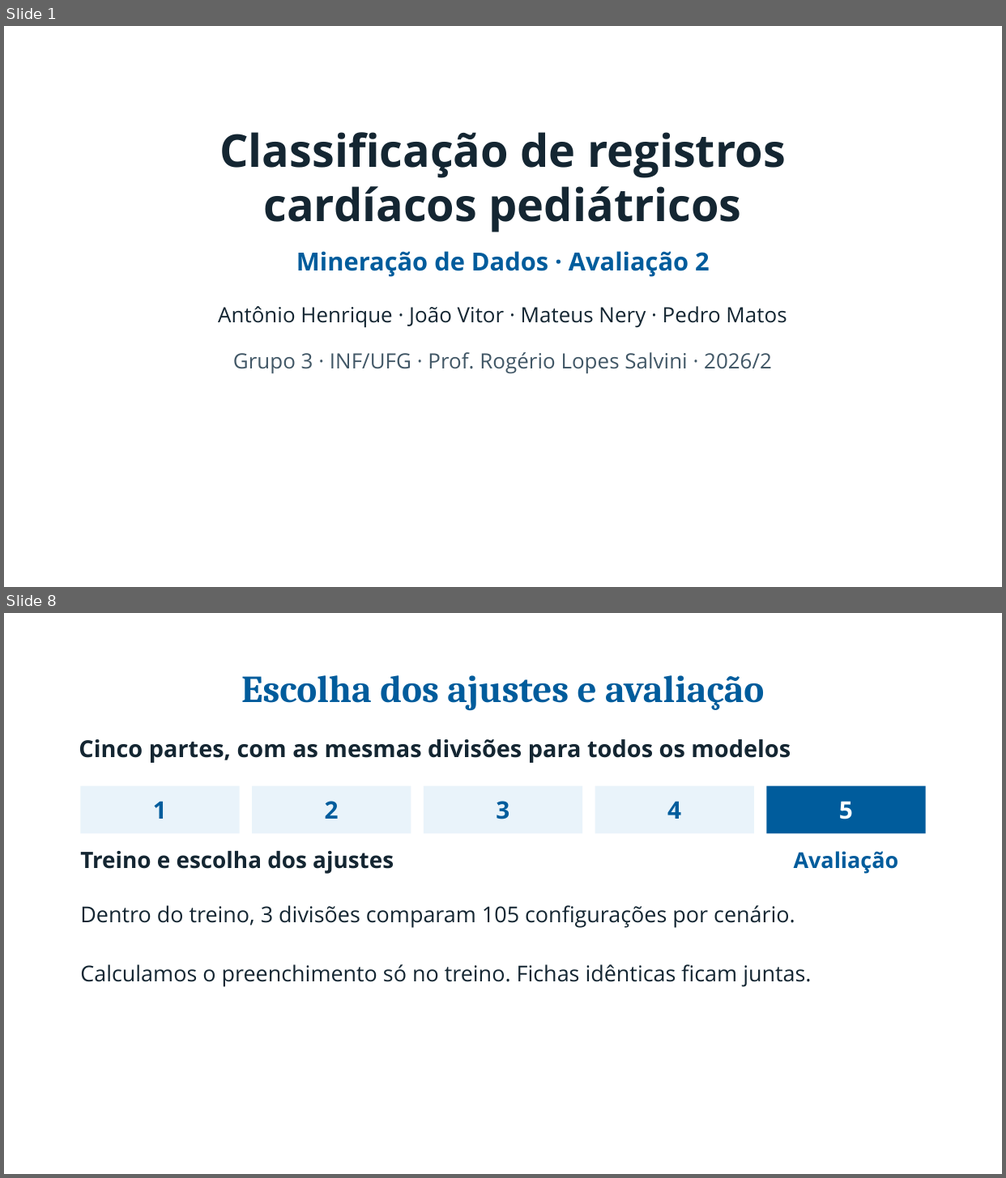
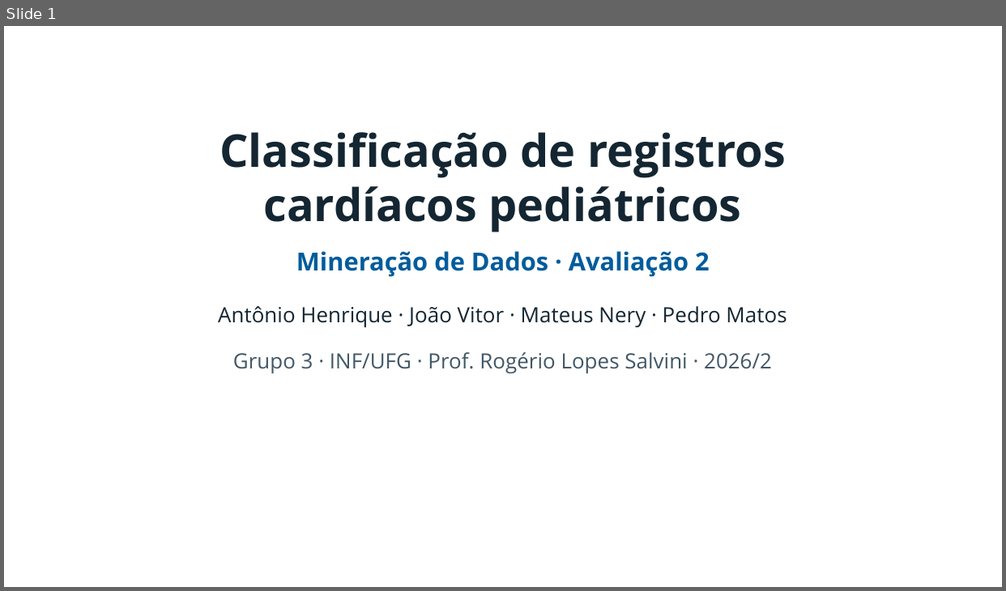
Before and after one commit to pedroafm06/Data-Mining, a slide deck: presentation/a2_inf/output/Apresentacao_A2_INF.pptx. Shown one above the other, each under a label of ours: slides 1 and 8 before the commit, slide 1 after it; the slides between them are not shown. The pictures are 1006x1178 and 1006x591 pixels, drawn with LibreOffice and Linux fonts; fonts in the diff are those of the drawing; background and template pictures are left out. Boxes give left, top, right and bottom in pixels: in the first picture for what was removed or moved away, otherwise in the second. Text is boxed around its words. In the diff, an @@ line names an element or a change of style, - is before the commit and + after.

```diff
--- a/presentation/a2_inf/output/Apresentacao_A2_INF.pptx
+++ b/presentation/a2_inf/output/Apresentacao_A2_INF.pptx
@@ slide 8 removed at bbox=[4, 613, 1002, 1174], background picture (left out) @@
@@ text removed at bbox=[241, 675, 764, 710] @@
-Escolha dos ajustes e avaliação
@@ text removed at bbox=[79, 739, 791, 763] @@
-Cinco partes, com as mesmas divisões para todos os modelos
@@ rectangle removed at bbox=[80, 786, 239, 834] @@
@@ text removed at bbox=[153, 801, 167, 819] @@
-1
@@ rectangle removed at bbox=[252, 786, 411, 834] @@
@@ text removed at bbox=[325, 801, 339, 819] @@
-2
@@ rectangle removed at bbox=[424, 786, 582, 834] @@
@@ text removed at bbox=[496, 801, 509, 820] @@
-3
@@ rectangle removed at bbox=[595, 786, 754, 834] @@
@@ text removed at bbox=[667, 801, 681, 819] @@
-4
@@ rectangle removed at bbox=[767, 786, 926, 834] @@
@@ text removed at bbox=[839, 801, 853, 820] @@
-5
@@ text removed at bbox=[80, 850, 394, 874] @@
-Treino e escolha dos ajustes
@@ text removed at bbox=[794, 851, 899, 874] @@
-Avaliação
@@ text removed at bbox=[80, 905, 795, 928] @@
-Dentro do treino, 3 divisões comparam 105 configurações por cenário.
@@ text removed at bbox=[80, 965, 811, 987] @@
-Calculamos o preenchimento só no treino. Fichas idênticas ficam juntas.
@@ text removed at bbox=[37, 1127, 185, 1155] @@
-08 / 16
```
Also in this commit, not shown: 4 other slides changed, 17 slides added, 10 other slides removed, 11 other files.
